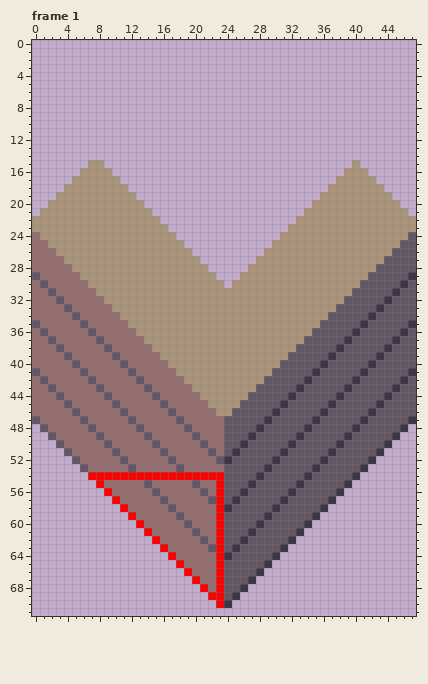
Two versions of one pixel-art file, resources/asesprite/blocks/Block_Wood.aseprite. That is the earlier state.
48x72 pixels, 7 frames. Shown: frame 1. The commit also changed other frames, which this record leaves out.
New version:
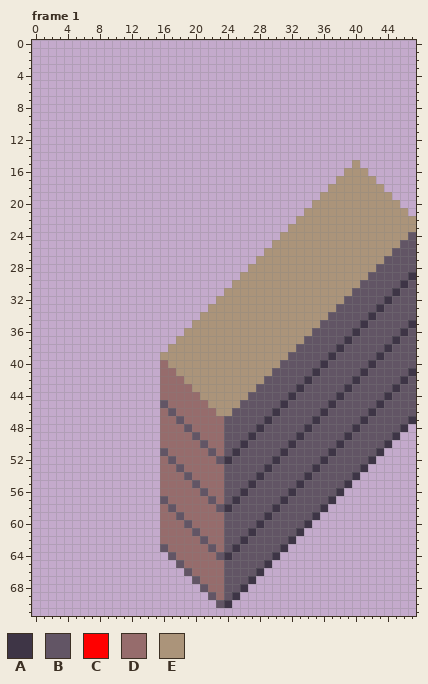
Palette (. is transparent): A #3e3546  B #625565  C #ff0000  D #966c6c  E #ab947a
The edit:
layer "Wood Row" now hidden
layer "Half South" added
layer "Wood Column" removed
layer "Layer 1" removed
Changed rows in their new state; - is an unchanged pixel.
Frame 1:
first column x 0:
15 -------..---------------
16 ------....--------------
17 -----......-------------
18 ----........------------
19 ---..........-----------
20 --............----------
21 -..............---------
22 ................--------
23 .................-------
24 ..................------
25 ...................-----
26 ....................----
27 .....................---
28 ......................--
29 .......................-
30 ........................
31 ........................
32 .......................-
33 ......................--
34 .....................---
35 ....................----
36 ...................-----
37 ..................------
38 .................-------
39 ................--------
40 ................--------
41 ................--------
42 ................--------
43 ................--------
44 ................--------
45 ................--------
46 ................--------
47 ................--------
48 -...............--------
49 --..............--------
50 ---.............--------
51 ----............--------
52 -----...........--------
53 ------..........--------
54 -------.........DDDBDDDD
55 --------........-------D
56 ---------.......-------D
57 ----------......-------D
58 -----------.....-------B
59 ------------....-------D
60 -------------...-------D
61 --------------..-------D
62 ---------------.-------D
63 ----------------B------D
64 -----------------B-----B
65 ------------------B----D
66 -------------------B---D
67 --------------------B--D
68 ---------------------B-D
69 ----------------------BD
70 -----------------------B
